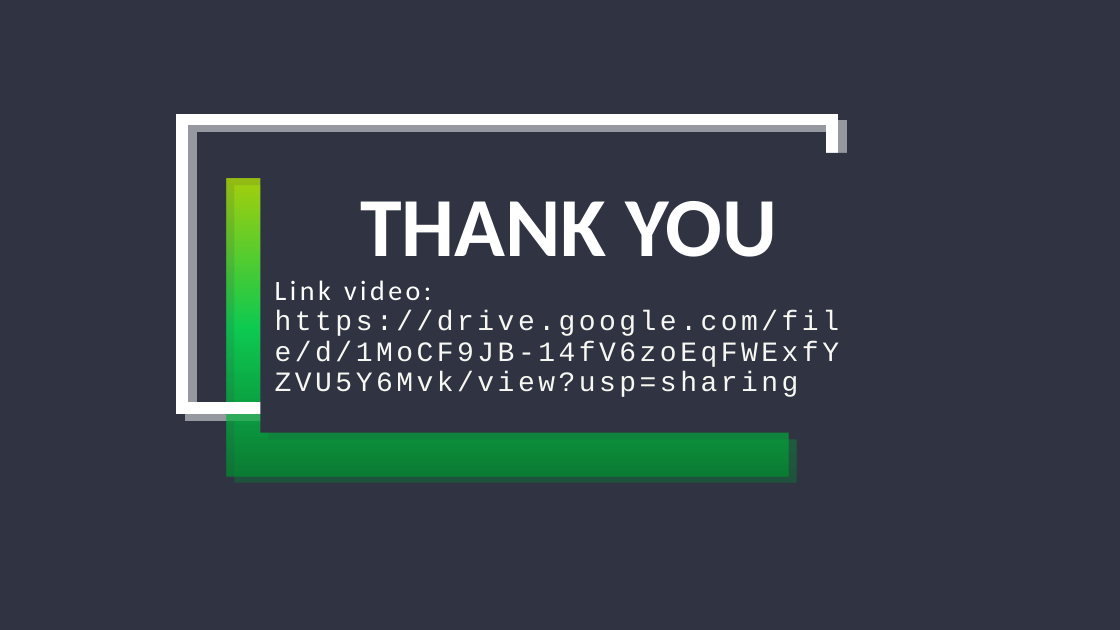
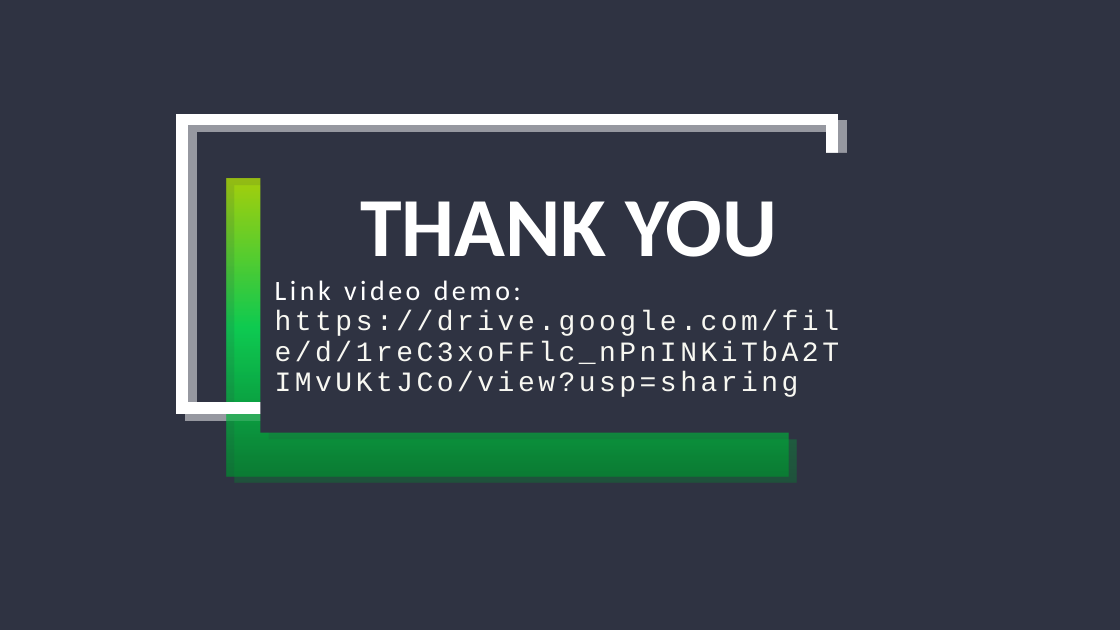
Before and after one commit to tqthai2001/OOLT.ICT.20212.Team06, a slide deck: slide 13 of Presentation/presentation.pptx. Drawn at 1120x630 pixels with LibreOffice and Linux fonts; fonts in the diff are those of the drawing; background and template pictures are left out. Boxes give left, top, right and bottom in pixels: in the first picture for what was removed or moved away, otherwise in the second. Text is boxed around its words. In the diff, an @@ line names an element or a change of style, - is before the commit and + after.

Commit message:
modify video link

```diff
--- a/Presentation/presentation.pptx
+++ b/Presentation/presentation.pptx
@@ subtitle at box(275, 280, 839, 397): text changed @@
-Link video: https://drive.google.com/file/d/1MoCF9JB-14fV6zoEqFWExfYZVU5Y6Mvk/view?usp=sharing
+Link video demo: https://drive.google.com/file/d/1reC3xoFFlc_nPnINKiTbA2TIMvUKtJCo/view?usp=sharing
```
Also in this commit, not shown: 4 other files.
